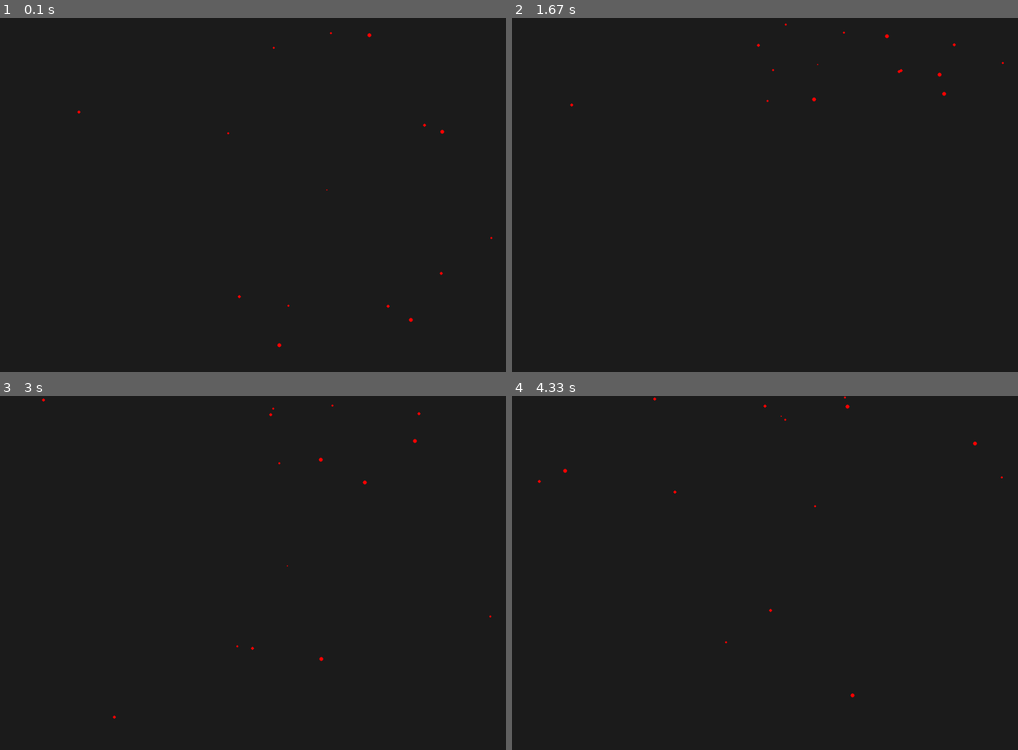
Above: before the commit, frames 1-4 (two rows, left to right).
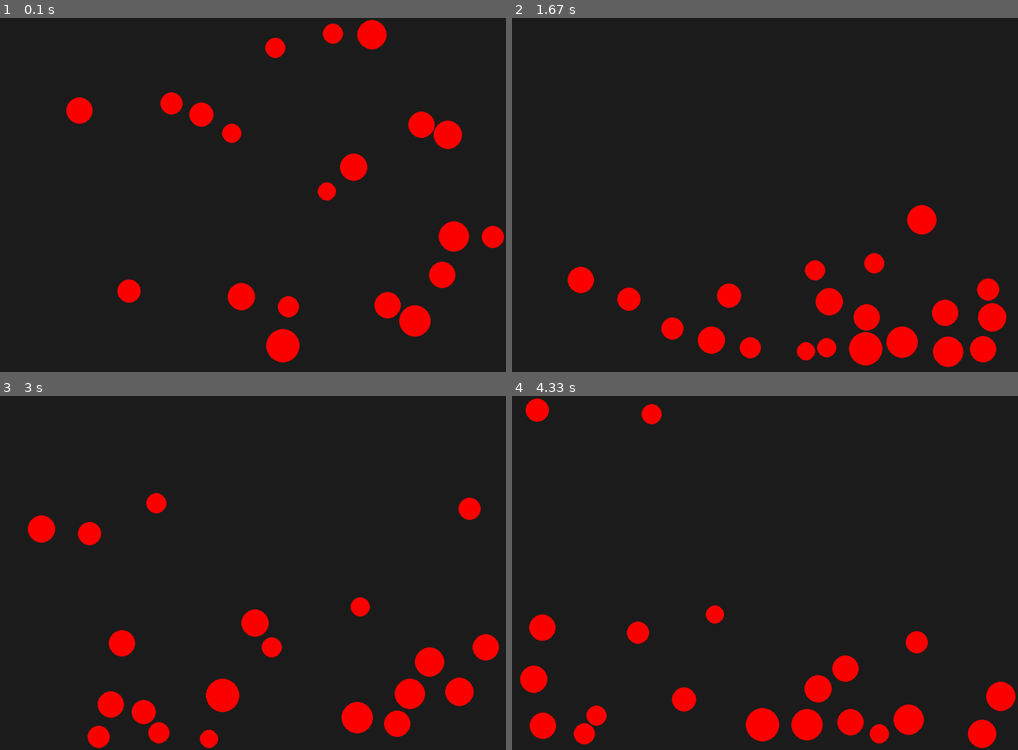
Above: after the commit, the same moments.

Repository: wedrownix/Symulator_fizyczny
Game: pygame game, started from Collisions.py
The game is run twice, just before and just after one commit, with the same random seed, the same clock (stepped at 60 frames per second) and the same inputs.
Inputs:
- Up to frame 1 (0.1 s): no input
- Up to frame 2 (1.67 s): no input
- Up to frame 3 (3 s): no input
- Up to frame 4 (4.33 s): no input

The runs differ from the first frame. In frame 1, 5.8% of the frame differs, in the area x 13-100%, y 0-98%; in frame 2, 5.9%, in the area x 11-98%, y 1-99%; in frame 3, 5.9%; in frame 4, 5.9%.

Commit message:
Końcowe parametry

Diff:
--- a/Collisions.py
+++ b/Collisions.py
@@ -80,11 +80,11 @@
 #%%WORLD
 class PhysicsScene:
     def __init__(self):
-        self.gravity = Vector2(0.0, 10)
+        self.gravity = Vector2(0, -10)
         self.dt = 1.0 / 60.0
         self.worldSize = Vector2(simWidth, simHeight)
         self.balls = []
-        self.restitution = 1.0
+        self.restitution = 0.9
 
 scene = PhysicsScene()
 
@@ -93,10 +93,10 @@
 def setup_scene():
     scene.balls = []
 
-    numBalls = 15
+    numBalls = 20
 
     for _ in range(numBalls):
-        radius = 0.05 + random.random() * 0.1
+        radius = 0.5 + random.random() * 0.5
         mass = math.pi * radius * radius
 
         pos = Vector2(
@@ -105,8 +105,8 @@
         )
 
         vel = Vector2(
-            -1.0 + 2.0 * random.random(),
-            -1.0 + 2.0 * random.random()
+            -1.0 + 4.0 * random.random(),
+            -1.0 + 4.0 * random.random()
         )
 
         scene.balls.append(Ball(radius, mass, pos, vel))
